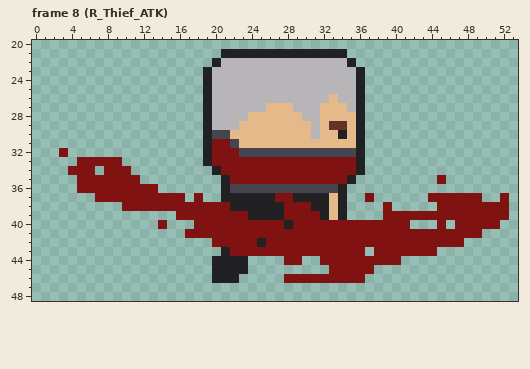
Pixel-art file: Assets/Smooz/Arts/Heroes/Animation/Attack/Red_Thief_Attack.aseprite. That is the earlier state.
64x64 pixels, 12 frames. Shown: frame 8 (R_Thief_ATK): x 0..53, y 20..48. The commit also changed other frames, which this record leaves out.
After the commit:
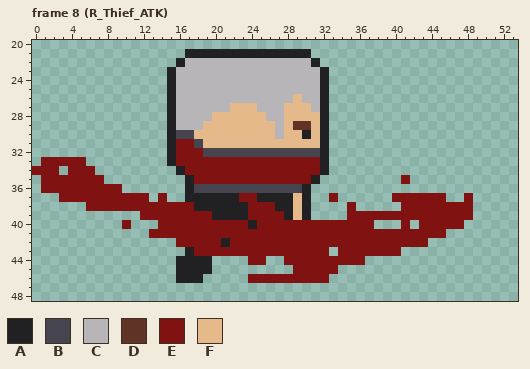
Palette (. is transparent): A #212123  B #45444f  C #b8b5b9  D #613226  E #801212  F #e5b989
Diff:
Changed rows in their new state; - is an unchanged pixel.
Frame 8 (R_Thief_ATK), layers "Dagger", "Body":
first column x 0:
21 -----------------AAAA----------....------------------
22 ----------------ACCCC----------A....-----------------
23 ---------------ACCCC------------A....----------------
24 ---------------ACCCC------------A....----------------
25 ---------------ACCCC------------A....----------------
26 ---------------ACCCC---------F--A....----------------
27 ---------------ACCCC--FFF-CC-FF-A....----------------
28 ---------------ACCCCFFFF--CC--FFA....----------------
29 ---------------ACCCFFFF----C-DDFA....----------------
30 ---------------ABBFFFF-----C--AFA....----------------
31 ---------------AEEBFFFF---------A....----------------
32 ---.-----------AEEEBBBB---------A....----------------
33 -EEEE-....-----AEEEE------------A....----------------
34 EEE-----...-----AEEEE-----------A....----------------
35 -EEEE---....-----AEEEE---------A....-----E---.-------
36 -EEEE-----....---ABBBB--------A....------------------
37 ---EEEE------.-..AAAA--EE--AAF-..E.--.--EEEE--..-.--.
38 ------EEEE--------AAAA--EEE-AFA....E---.-EEEE----....
39 ------------EEEE----AAAAEEEEAFA....EEEE----------....
40 ----------E----EEE------A---E---------...--EE-E-....-
41 -------------EEEE-----------------------------....---
42 ----------------EEEE-A---E------------------....-----
43 -----------------AEEEE-----------.---E---....--------
44 ----------------AAAA....EE----EE-----....------------
45 ----------------AAAA....-----EEEE-....---------------
46 ----------------AAA-...-EEEE-----....----------------
Pixel boxes of the changes (left, top, right, bottom) in both pictures:
changed: (32, 49, 509, 283)
